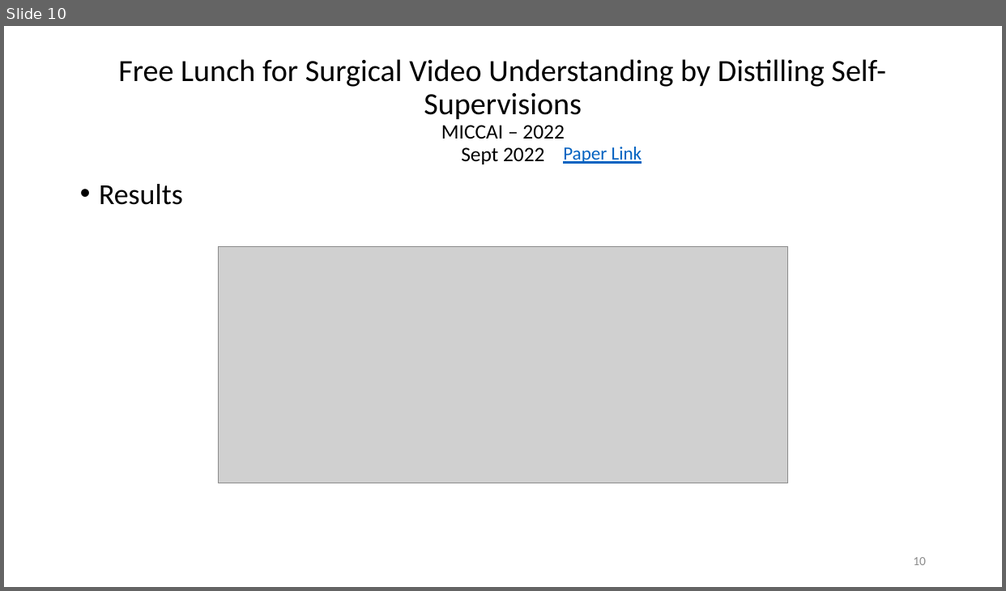
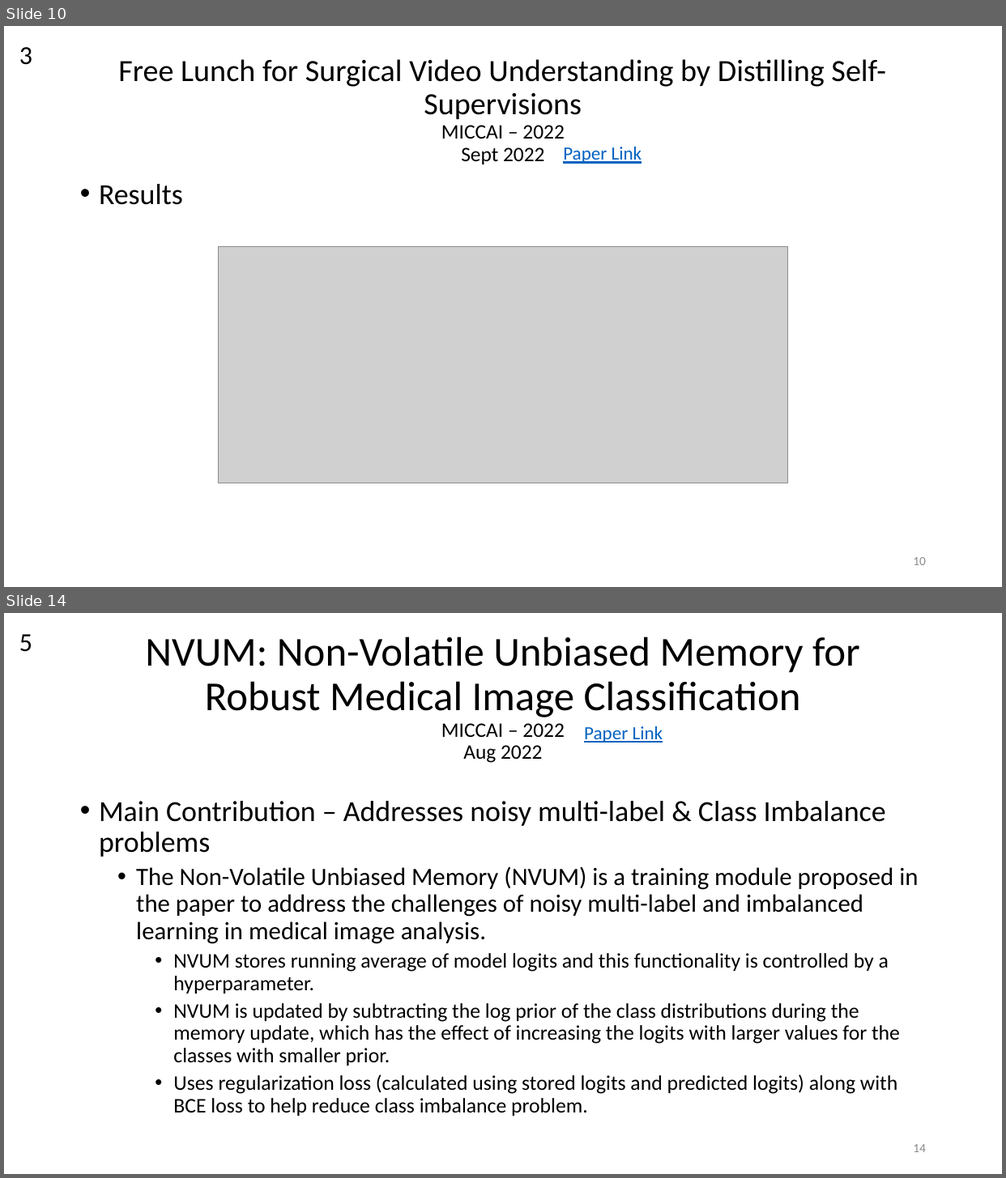
Before and after one commit to bluesaiyancodes/KITReports, a slide deck: Presentations/MICCAI Paper Reviews.pptx. Shown one above the other, each under a label of ours: slide 10 before the commit, slides 10 and 14 after it; the slides between them are not shown. The pictures are 1006x591 and 1006x1178 pixels, drawn with LibreOffice and Linux fonts; fonts in the diff are those of the drawing; grey boxes stand for pictures. Boxes give left, top, right and bottom in pixels: in the first picture for what was removed or moved away, otherwise in the second. Text is boxed around its words. In the diff, an @@ line names an element or a change of style, - is before the commit and + after.

```diff
--- a/Presentations/MICCAI Paper Reviews.pptx
+++ b/Presentations/MICCAI Paper Reviews.pptx
@@ slide 14 added at (x1=4, y1=613, x2=1002, y2=1174), background #FFFFFF @@
@@ text added at (x1=19, y1=634, x2=32, y2=652), 25 pt, text #000000 @@
+5
@@ title added at (x1=145, y1=636, x2=860, y2=763), 39.6 pt, text #000000 @@
+NVUM: Non-Volatile Unbiased Memory for
+Robust Medical Image Classification
+MICCAI – 2022
+Aug 2022
@@ text added at (x1=584, y1=726, x2=663, y2=743), 18 pt, text #0563C1, underline @@
+Paper Link
@@ text added at (x1=99, y1=801, x2=918, y2=1116), 20 pt, text #000000 @@
+• Main Contribution – Addresses noisy multi-label & Class Imbalance problems
+  • The Non-Volatile Unbiased Memory (NVUM) is a training module proposed in the paper to address the challenges of noisy multi-label and imbalanced learning in medical image analysis.
+    • NVUM stores running average of model logits and this functionality is controlled by a hyperparameter.
+    • NVUM is updated by subtracting the log prior of the class distributions during the memory update, which has the effect of increasing the logits with larger values for the classes with smaller prior.
+    • Uses regularization loss (calculated using stored logits and predicted logits) along with BCE loss to help reduce class imbalance problem.
@@ page number added at (x1=913, y1=1144, x2=926, y2=1152), 12 pt, text #8C8C8C @@
+14
@@ slide 10 changed as well @@
@@ text added at (x1=19, y1=47, x2=32, y2=65), 25 pt, text #000000 @@
+3
```
Also in this commit, not shown: 8 other slides changed, 11 other slides added.
